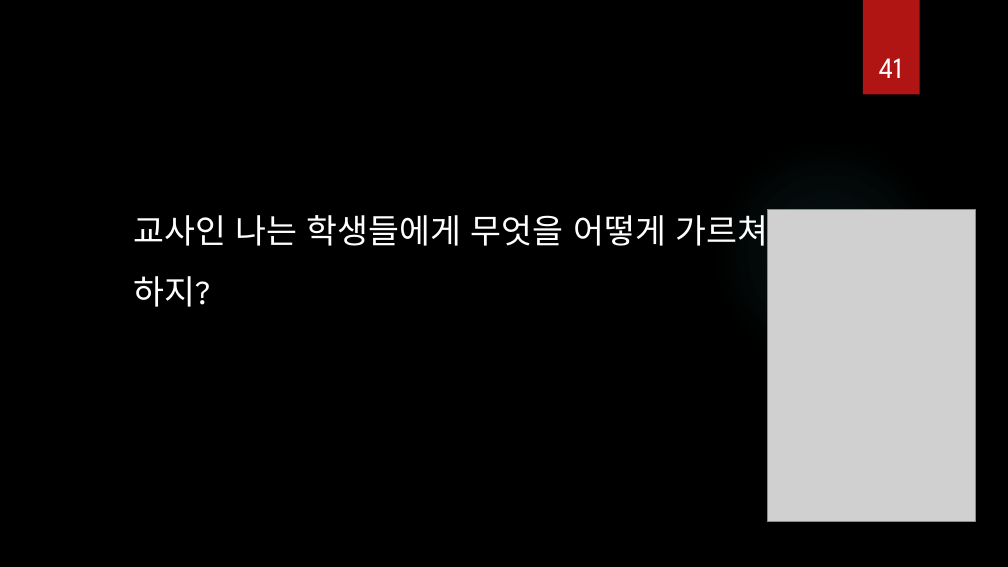
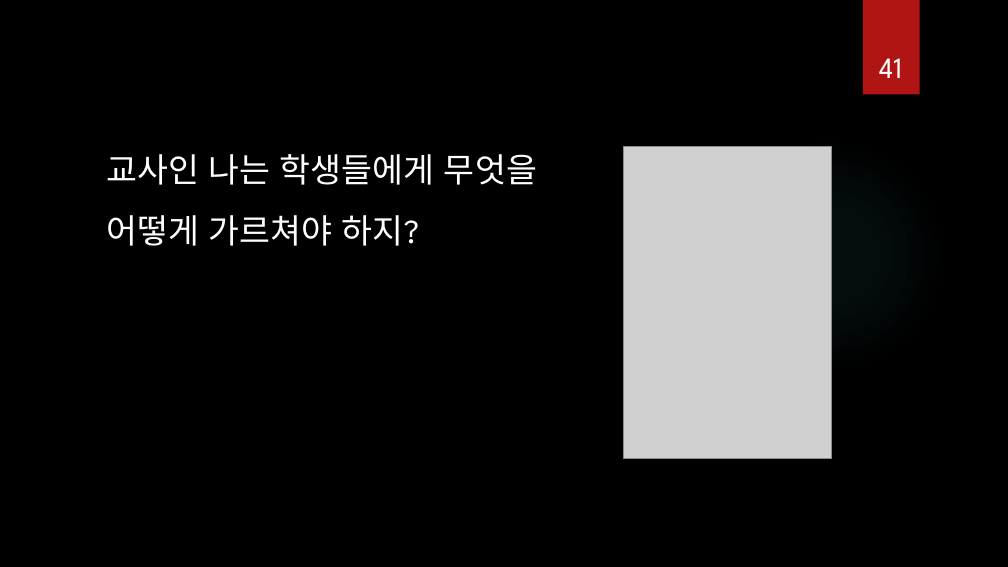
Before and after one commit to ancestor9/Introduction-to-BigData-Analysis, a slide deck: slide 41 of AI 역량강화.pptx. Drawn at 1008x567 pixels with LibreOffice and Linux fonts; fonts in the diff are those of the drawing; grey boxes stand for pictures; background and template pictures are left out. Boxes give left, top, right and bottom in pixels: in the first picture for what was removed or moved away, otherwise in the second. Text is boxed around its words. In the diff, an @@ line names an element or a change of style, - is before the commit and + after.

```diff
--- a/AI 역량강화.pptx
+++ b/AI 역량강화.pptx
@@ text "교사인 나는 학생들에게 무엇을 어떻게 ..." rewrapped from (133,209,799,307) to (106,154,537,246) @@
@@ picture: place and size @@
-picture at (768,209,975,521)
+picture at (624,147,832,458)
```
Also in this commit, not shown: 20 other slides changed, 1 other file.
